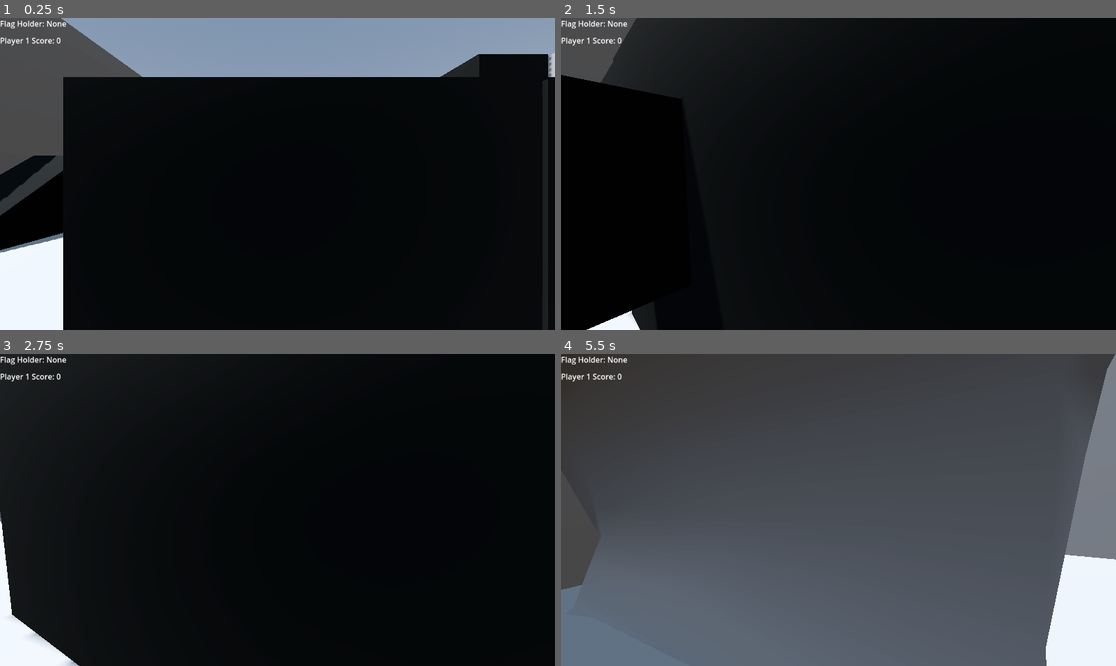
Above: before the commit, frames 1-4 (two rows, left to right).
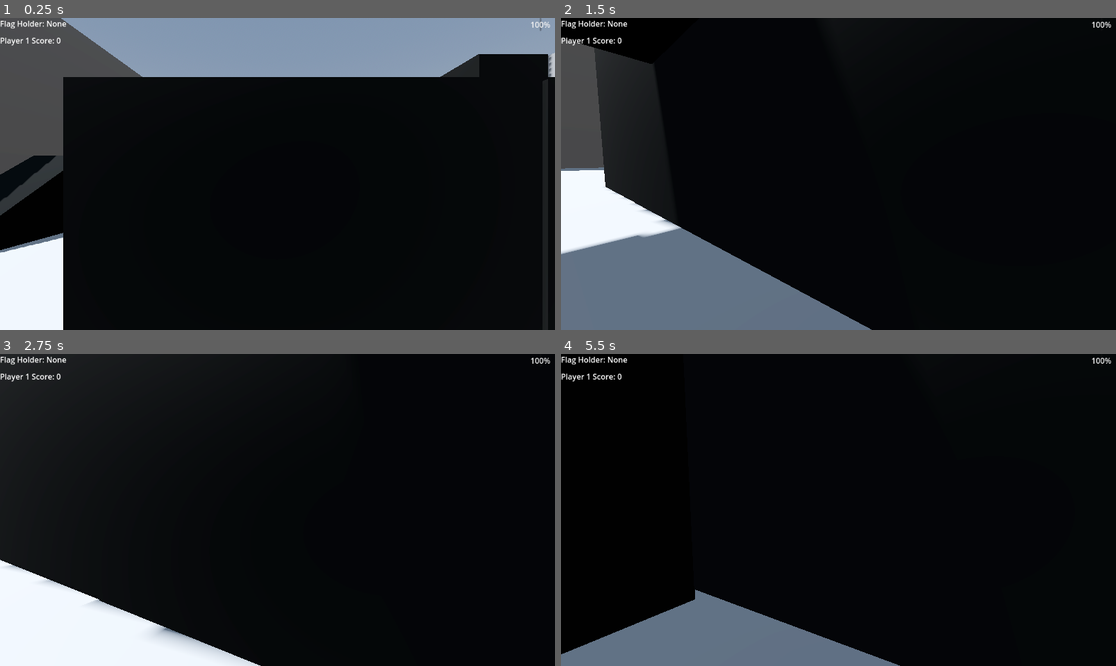
Above: after the commit, the same moments.

Repository: cullendales/banner-bash
Game: Godot game, scene res://scenes/map.tscn
The game is run twice, just before and just after one commit, with the same random seed, the same clock (stepped at 60 frames per second) and the same inputs.
Inputs (mouse positions are in pixels of both pictures, inside the frame that each line leads up to):
- Up to frame 1 (0.25 s): no input
- Up to frame 2 (1.5 s): move the mouse to (960, 158) at 0.52 s; hold D (move_right) 0.53-1.28 s; tap C (crouch) at 0.6 s; click (960, 158) at 0.67 s; tap Space (jump) at 0.77 s; tap Shift (sprint) at 0.8, 1.35 s; move the mouse to (810, 174) at 1.27 s; hold W (move_forward) from 1.28 s (still down); click (810, 174) at 1.42 s
- Up to frame 3 (2.75 s): keep holding W (move_forward); tap Space (jump) at 1.52 s; tap C (crouch) at 1.55, 2.1 s; tap Enter at 2 s; move the mouse to (288, 503) at 2.02 s; click (288, 503) at 2.17 s; tap Shift (sprint) at 2.3 s
- Up to frame 4 (5.5 s): keep holding W (move_forward); move the mouse to (832, 516) at 2.77 s; tap F (freefly) at 2.85 s; click (832, 516) at 2.92 s; tap Space (jump) at 3.02, 3.77, 4.52 s; tap C (crouch) at 3.05, 4.35 s; move the mouse to (877, 513) at 3.52 s; tap Shift (sprint) at 3.6, 5.1 s; click (877, 513) at 3.67 s; move the mouse to (794, 506) at 4.27 s; click (794, 506) at 4.42 s; move the mouse to (844, 510) at 5.02 s; click (844, 510) at 5.17 s

The runs differ from the first frame. In frame 1, less than 0.1% of the frame differs, in the area x 95-100%, y 0-5%; in frame 2, 23%; in frame 3, 6.6%; in frame 4, 92%, in the area x 0-100%, y 0-100%.

Commit message:
fix crouch, add stamina bar, add server node

Diff:
--- a/scenes/HUD.gd
+++ b/scenes/HUD.gd
@@ -2,6 +2,7 @@
 
 @onready var label_flag_holder = $LabelFlagHolder
 @onready var label_p1_score = $LabelPlayer1Score
+@onready var stamina_bar = $StaminaBar
 
 
 var player1 = null
@@ -9,10 +10,12 @@
 var flag = null
 
 func _ready():
-	# Adjust node paths to your scene tree
 	var game = get_tree().get_root().get_node("Map/Game")
 	player1 = game.get_node("Player 1")
 	flag = game.get_node("Flag")
+	stamina_bar.min_value = 0
+	stamina_bar.max_value = player1.stamina_max
+	stamina_bar.value = player1.stamina_current
 
 func _process(delta):
 	if flag.holder:
@@ -21,3 +24,4 @@
 		label_flag_holder.text = "Flag Holder: None"
 
 	label_p1_score.text = "%s Score: %d" % [player1.name, int(player1.score)]
+	stamina_bar.value = player1.stamina_current
--- a/scenes/map.tscn
+++ b/scenes/map.tscn
@@ -1,10 +1,11 @@
-[gd_scene load_steps=9 format=3 uid="uid://bghjiufqgdsme"]
+[gd_scene load_steps=10 format=3 uid="uid://bghjiufqgdsme"]
 
 [ext_resource type="Material" uid="uid://bjw2tk8edhqs5" path="res://gray.tres" id="1_0cso3"]
 [ext_resource type="PackedScene" uid="uid://tqjv7mfgiixx" path="res://scenes/flag.tscn" id="1_paxxb"]
 [ext_resource type="PackedScene" uid="uid://bs72ogkvdd7d6" path="res://scenes/proto_controller.tscn" id="2_gldc4"]
 [ext_resource type="PackedScene" uid="uid://53dwmmceaina" path="res://scenes/hud.tscn" id="3_gldc4"]
 [ext_resource type="PackedScene" uid="uid://5wbqc3h0u10n" path="res://scenes/powerup.tscn" id="4_0cso3"]
+[ext_resource type="Script" uid="uid://83e8tppecqd" path="res://scenes/server.gd" id="6_2lpho"]
 
 [sub_resource type="ProceduralSkyMaterial" id="ProceduralSkyMaterial_a202f"]
 sky_horizon_color = Color(0.662243, 0.671743, 0.686743, 1)
@@ -262,9 +263,23 @@
 
 [node name="HUD" parent="." instance=ExtResource("3_gldc4")]
 
+[node name="StaminaBar" type="ProgressBar" parent="HUD"]
+anchors_preset = 1
+anchor_left = 1.0
+anchor_right = 1.0
+offset_left = -32.0
+offset_right = -28.0
+offset_bottom = 27.0
+grow_horizontal = 0
+
 [node name="Powerup3" parent="." instance=ExtResource("4_0cso3")]
 transform = Transform3D(1, 0, 0, 0, 1, 0, 0, 0, 1, 8.17475, 0.862708, -0.0451691)
 powerup_type = "jump"
 
 [node name="Powerup2" parent="." instance=ExtResource("4_0cso3")]
 transform = Transform3D(1, 0, 0, 0, 1, 0, 0, 0, 1, 0.621933, 1.64298, -7.42617)
+
+[node name="Server" type="Node3D" parent="."]
+script = ExtResource("6_2lpho")
+
+[editable path="HUD"]
--- /dev/null
+++ b/scenes/server.gd
@@ -0,0 +1,3 @@
+extends Node3D
+
+const port : int = 7777
--- a/scripts/proto_controller.gd
+++ b/scripts/proto_controller.gd
@@ -14,6 +14,10 @@
 @export var jump_velocity : float = 4.5
 @export var sprint_speed : float = 10.0
 @export var freefly_speed : float = 25.0
+@export var standing_head_height := 1.6
+@export var crouched_head_height := 0.8
+@export var standing_collider_height := 1.8
+@export var crouched_collider_height := 1.0
 
 @export_group("Input Actions")
 @export var input_left : String = "move_left"
@@ -40,6 +44,9 @@
 var look_rotation : Vector2
 var move_speed : float = 0.0
 var freeflying : bool = false
+var original_collider_height: float = 0.0
+var original_scale_y: float = 1.0
+
 
 @onready var head: Node3D = $Head
 @onready var collider: CollisionShape3D = $Collider
@@ -49,6 +56,10 @@
 	look_rotation.y = rotation.y
 	look_rotation.x = head.rotation.x
 	add_to_group("players")
+
+	original_scale_y = scale.y
+	if collider.shape is CapsuleShape3D:
+		original_collider_height = (collider.shape as CapsuleShape3D).height
 
 	# Tagging detection
 	if has_node("TagZone"):
@@ -83,8 +94,6 @@
 	if can_jump and Input.is_action_just_pressed(input_jump) and is_on_floor():
 		velocity.y = jump_velocity
 
-	#move_speed = sprint_speed if can_sprint and Input.is_action_pressed(input_sprint) else base_speed
-
 	if can_move:
 		var input_dir := Input.get_vector(input_left, input_right, input_forward, input_back)
 		var move_dir := (transform.basis * Vector3(input_dir.x, 0, input_dir.y)).normalized()
@@ -130,8 +139,7 @@
 	look_rotation.y -= rot_input.x * look_speed
 	transform.basis = Basis()
 	rotate_y(look_rotation.y)
-	head.transform.basis = Basis()
-	head.rotate_x(look_rotation.x)
+	head.rotation.x = look_rotation.x
 
 func enable_freefly():
 	collider.disabled = true
@@ -195,19 +203,20 @@
 			add_child(timer)
 			timer.start(duration)
 
-
-
 func toggle_crouch():
-	if is_crouching == false:
-		scale.y = 0.5
-		is_crouching = true
+	var shape := collider.shape as CapsuleShape3D
+	if shape == null:
+		return
+
+	is_crouching = !is_crouching
+
+	if is_crouching:
+		head.position.y = crouched_head_height
+		shape.height = crouched_collider_height
 		can_jump = false
 		can_sprint = false
-		#can_move = false
-		#velocity.x = 0
-	elif is_crouching == true:
-		scale.y = 1
-		is_crouching = false
+	else:
+		head.position.y = standing_head_height
+		shape.height = standing_collider_height
 		can_jump = true
 		can_sprint = true
-		#can_move = true
Not shown, added: scenes/server.gd.uid
